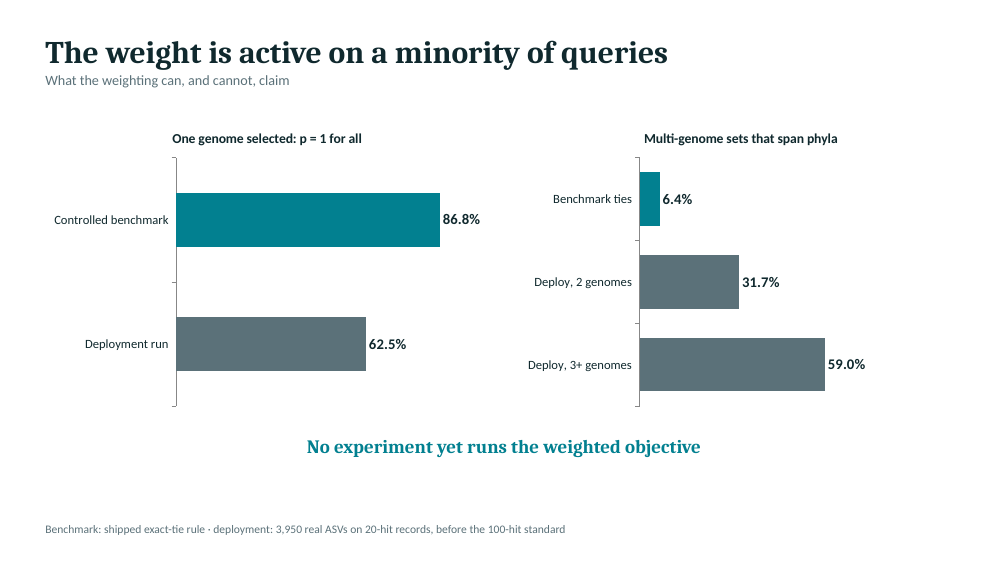
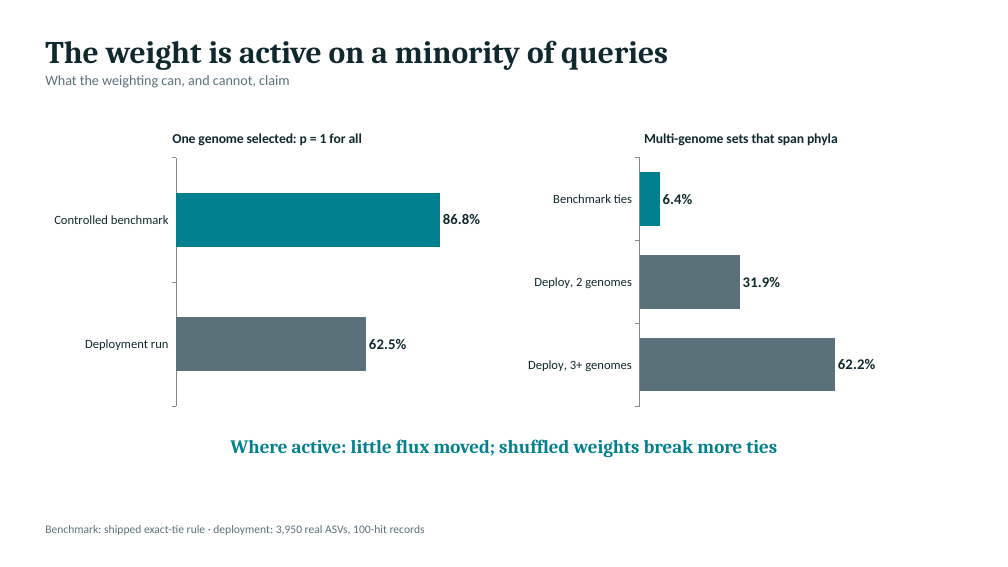
Before and after one commit to freiburgermsu/prFBA, a slide deck: slide 7 of presentations/prFBA_updates_2026-10.pptx. Drawn at 1008x567 pixels with LibreOffice and Linux fonts; fonts in the diff are those of the drawing. Boxes give left, top, right and bottom in pixels: in the first picture for what was removed or moved away, otherwise in the second. Text is boxed around its words. In the diff, an @@ line names an element or a change of style, - is before the commit and + after.

```diff
--- a/presentations/prFBA_updates_2026-10.pptx
+++ b/presentations/prFBA_updates_2026-10.pptx
@@ bar chart at bbox=[520, 117, 963, 412] @@
@@ Series 1, Deploy, 3+ genomes: 0.59 to 0.622 @@
@@ Series 1, Deploy, 2 genomes: 0.317 to 0.319 @@
@@ text at bbox=[230, 439, 777, 457]: text changed @@
-No experiment yet runs the weighted objective
+Where active: little flux moved; shuffled weights break more ties
@@ text at bbox=[45, 525, 425, 535]: text changed @@
-Benchmark: shipped exact-tie rule · deployment: 3,950 real ASVs on 20-hit records, before the 100-hit standard
+Benchmark: shipped exact-tie rule · deployment: 3,950 real ASVs, 100-hit records
```
Also in this commit, not shown: 3 other slides changed, 1 slide added, 25 other files.
